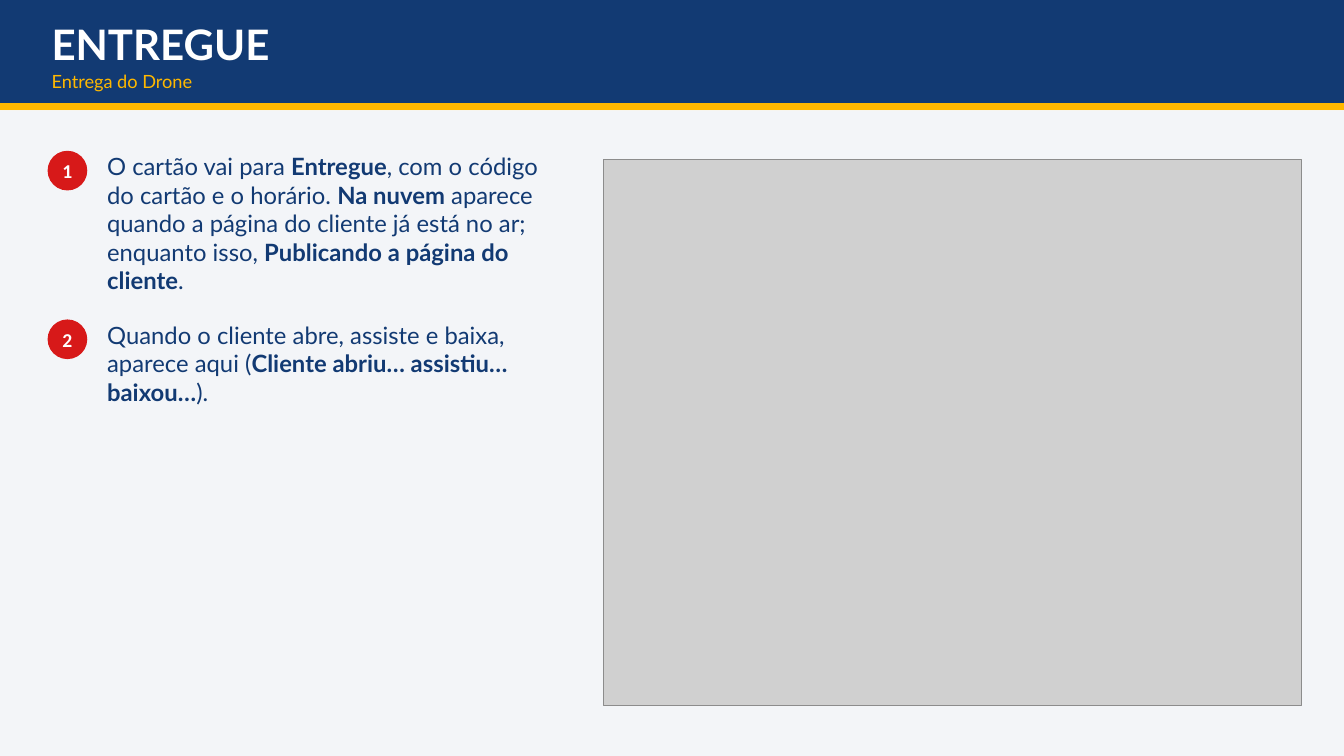
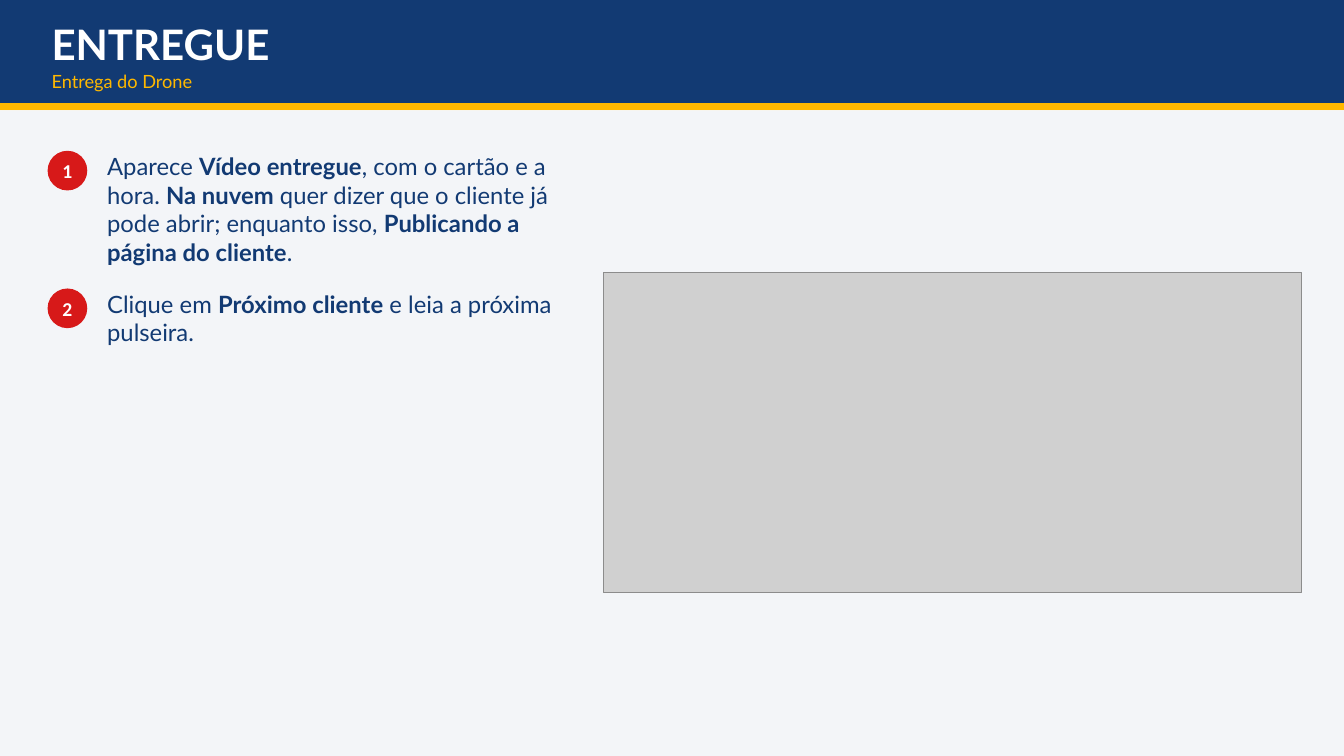
Before and after one commit to dudurezende10/eterna, a slide deck: slide 27 of docs/treinamento/entregaveis/Treinamento - Drone, Chute a Gol e Snap Pop - da venda a entrega.pptx. Drawn at 1344x756 pixels with LibreOffice and Linux fonts; fonts in the diff are those of the drawing; grey boxes stand for pictures. Boxes give left, top, right and bottom in pixels: in the first picture for what was removed or moved away, otherwise in the second. Text is boxed around its words. In the diff, an @@ line names an element or a change of style, - is before the commit and + after.

Commit message:
v99.25.1: escolha do voo não some na atualização da tela; manual e apresentação 1.2 (pulseira); NUVEM 9b corrigido (limpeza local dos vídeos)

```diff
--- a/docs/treinamento/entregaveis/Treinamento - Drone, Chute a Gol e Snap Pop - da venda a entrega.pptx
+++ b/docs/treinamento/entregaveis/Treinamento - Drone, Chute a Gol e Snap Pop - da venda a entrega.pptx
@@ text at box(107, 157, 548, 266): text changed @@
-O cartão vai para Entregue, com o código do cartão e o horário. Na nuvem aparece quando a página do cliente já está no ar; enquanto isso, Publicando a página do cliente.
+Aparece Vídeo entregue, com o cartão e a hora. Na nuvem quer dizer que o cliente já pode abrir; enquanto isso, Publicando a página do cliente.
@@ ellipse "2": place and size @@
-ellipse "2" at box(47, 320, 87, 359)
+ellipse "2" at box(47, 288, 87, 328)
@@ text at box(107, 295, 552, 345): text changed @@
-Quando o cliente abre, assiste e baixa, aparece aqui (Cliente abriu… assistiu… baixou…).
+Clique em Próximo cliente e leia a próxima pulseira.
@@ picture: place and size @@
-picture at box(603, 159, 1302, 706)
+picture at box(603, 272, 1302, 593)
```
Also in this commit, not shown: 14 other slides changed, 2 slides added, 1 slide removed, 36 other files.
